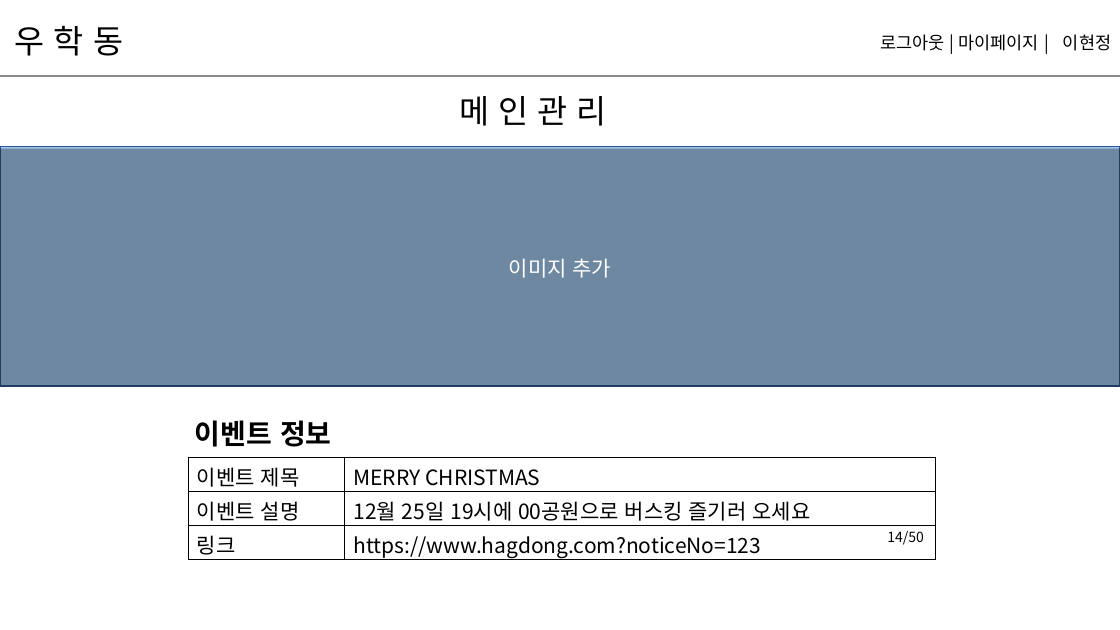
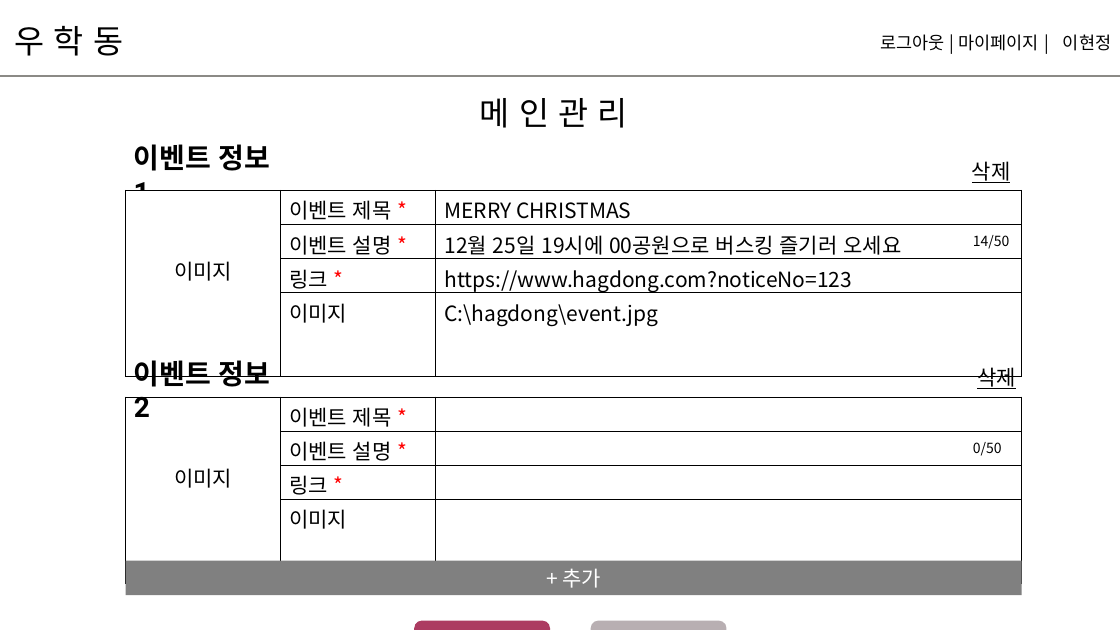
Before and after one commit to hyunniesss/ToyProject, a slide deck: slide 4 of document/와이어프레임/우학동_와이어프레임.pptx. Drawn at 1120x630 pixels with LibreOffice and Linux fonts; fonts in the diff are those of the drawing. Boxes give left, top, right and bottom in pixels: in the first picture for what was removed or moved away, otherwise in the second. Text is boxed around its words. In the diff, an @@ line names an element or a change of style, - is before the commit and + after.

```diff
--- a/document/와이어프레임/우학동_와이어프레임.pptx
+++ b/document/와이어프레임/우학동_와이어프레임.pptx
@@ text "메 인 관 리": place and size @@
-text "메 인 관 리" at [459,96,607,126]
+text "메 인 관 리" at [480,98,627,128]
@@ rectangle removed at [0,147,1120,386] @@
@@ rectangle removed at [0,149,1120,387] @@
-이미지 추가
@@ text at [134,144,271,191]: text changed @@
-이벤트 정보
+이벤트 정보 1
@@ text added at [972,161,1011,183], 18 pt, text #000000, underline @@
+삭제
@@ table at [125,191,1022,330] @@
-이벤트 제목 | MERRY CHRISTMAS
-이벤트 설명 | 12월 25일 19시에 00공원으로 버스킹 즐기러 오세요
-링크 | https://www.hagdong.com?noticeNo=123
+이미지 | 이벤트 제목 * | MERRY CHRISTMAS
+ | 이벤트 설명 * | 12월 25일 19시에 00공원으로 버스킹 즐기러 오세요
+ | 링크 * | https://www.hagdong.com?noticeNo=123
+ | 이미지 | C:\hagdong\event.jpg
@@ table: place and size @@
-table at [188,457,935,562]
+table at [125,191,1022,330]
@@ text "14/50": place and size @@
-text "14/50" at [887,531,924,545]
+text "14/50" at [973,235,1010,249]
@@ text added at [134,360,271,417], 24 pt, text #000000, bold @@
+이벤트 정보 2
@@ text added at [977,367,1016,389], 18 pt, text #000000, underline @@
+삭제
@@ table added at [125,397,1022,534], 4 rows, 3 columns @@
+이미지 | 이벤트 제목 * | 
+ | 이벤트 설명 * | 
+ | 링크 * | 
+ | 이미지 | 
@@ text added at [973,442,1002,456], 12 pt, text #000000 @@
+0/50
@@ rectangle added at [125,560,1022,595], fill #808080, 18 pt, text #FFFFFF @@
++ 추가
@@ rounded rectangle added at [415,622,549,630], fill #AC3B61, outline #AC3B61 1 pt, 18 pt, text #FFFFFF @@
+수정
@@ rounded rectangle added at [592,622,726,630], fill #B8AFB2, outline #B8AFB2 1 pt, 18 pt, text #FFFFFF @@
+취소
```
Also in this commit, not shown: 5 other slides changed.
